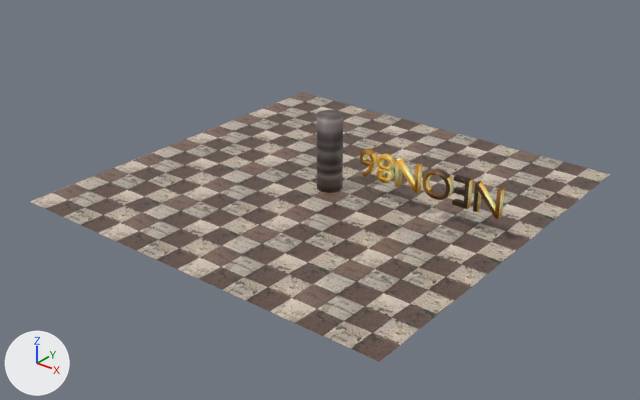
A saved change to the FBX model demos/shadowmap/scene.fbx.
One viewpoint serves both versions: a 50 mm camera at (0.383, -0.491, 0.291) aimed at (0.009, -0.023, 0.001). The axes (+X, +Y, +Z) are drawn at lower left. The lights are the same throughout. Where no turn or scale is listed for an object, it has been applied to the vertices.

In view in the first picture: 'NEON86', 'ground', 'pillar'.
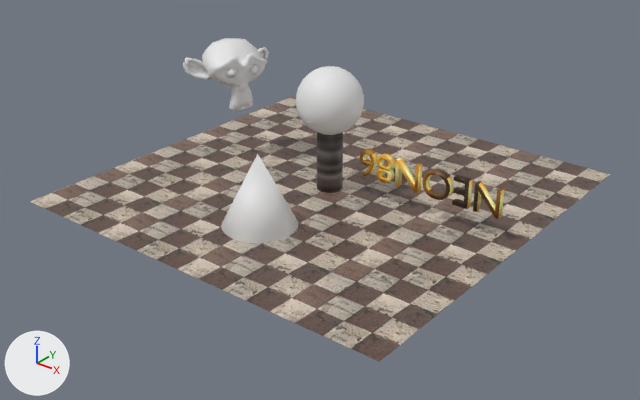
What differs and where, as boxes (x1, y1, x2, y2) in the pictures (640 x 400 px):
'Cone', added: after (221, 154, 298, 243)
'Sphere', added: after (296, 66, 364, 135)
'Suzanne', added: after (183, 38, 269, 110)

The change, as a list of edits to the scene's bpy script:
```text
Add mat_material_005:
    mat_material_005 = principled_material('Material.005')
    mat_material_005.base_color = (0.8, 0.8, 0.8)  # white #e7e7e7
Add mat_material_004:
    mat_material_004 = principled_material('Material.004')
    mat_material_004.base_color = (0.8, 0.8, 0.8)  # white #e7e7e7
Add mat_material:
    mat_material = principled_material('Material')
    mat_material.base_color = (0.8, 0.8, 0.8)  # white #e7e7e7
Add me_cone:
    me_cone.from_pydata(...)  # a 32-sided cone pointing to +z spanning x -0.0279..0.0279, y -0.0279..0.0279, z -0.0279..0.0279
    me_cone.materials.append(mat_material_005)  # white #e7e7e7
Add me_sphere:
    me_sphere.from_pydata(...)  # a UV sphere (32 segments, 16 rings, poles along z) spanning x -0.0253..0.0253, y -0.0253..0.0253, z -0.0253..0.0253
    me_sphere.materials.append(mat_material_004)  # white #e7e7e7
Add me_suzanne:
    me_suzanne.from_pydata(...)  # 505 vertices, 500 faces; spans x -0.0277..0.0257, y -0.0289..0.0395, z -0.0268..0.0268
    me_suzanne.materials.append(mat_material)  # white #e7e7e7
Add ob_cone:
    ob_cone = bpy.data.objects.new('Cone', me_cone)
    ob_cone.location = (0.0, -0.08, 0.0268)
Add ob_sphere:
    ob_sphere = bpy.data.objects.new('Sphere', me_sphere)
    ob_sphere.location = (0.0, 0.0, 0.0707)
Add ob_suzanne:
    ob_suzanne = bpy.data.objects.new('Suzanne', me_suzanne)
    ob_suzanne.location = (-0.0982, 0.0, 0.0727)
```
